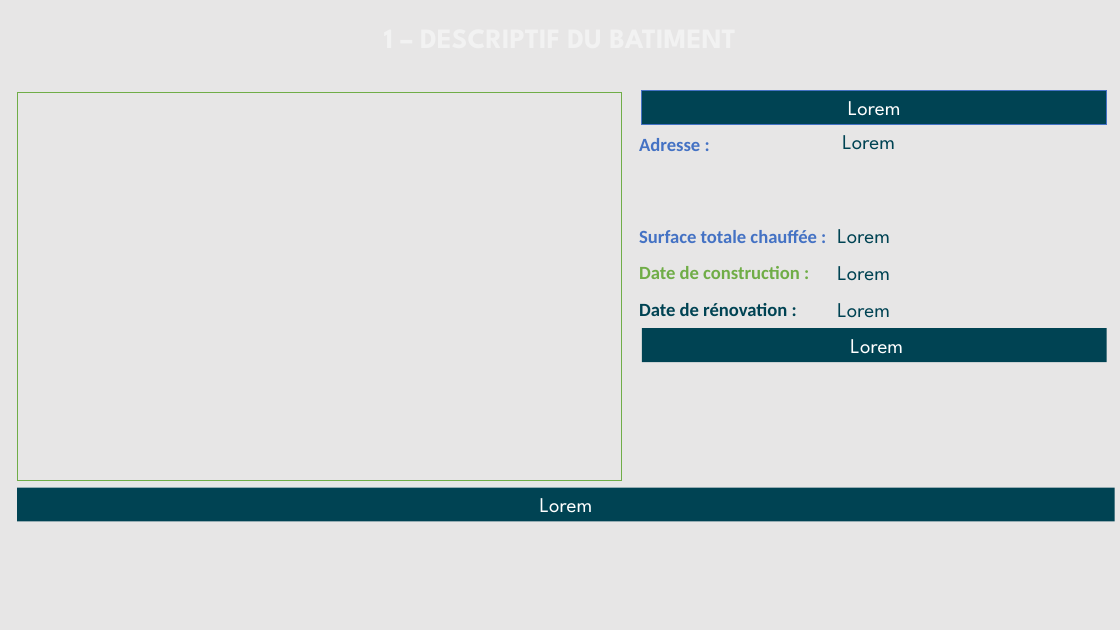
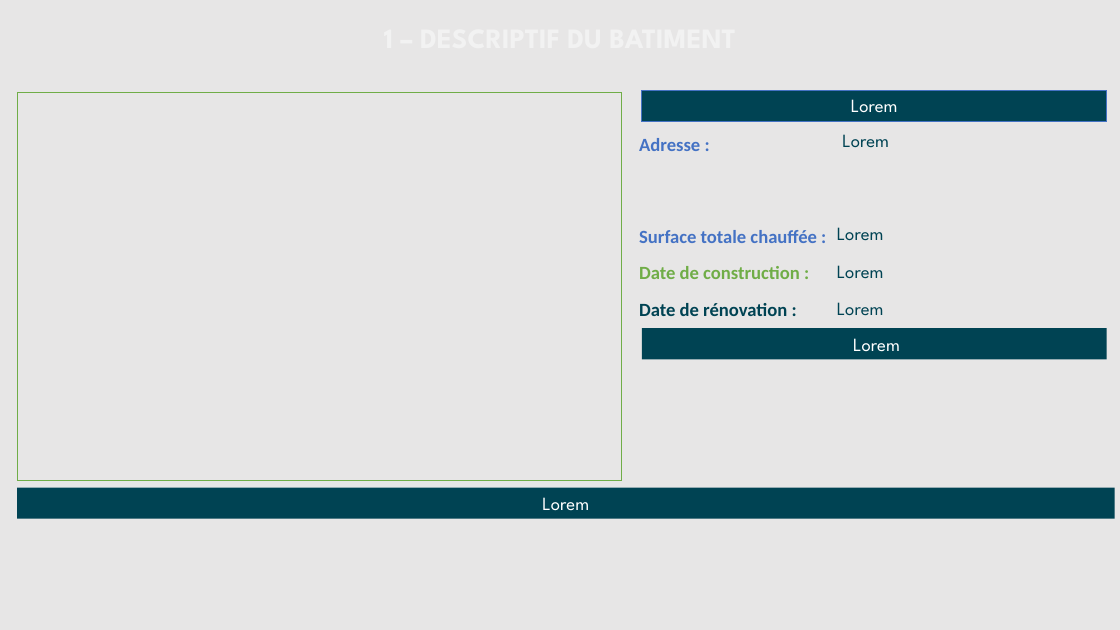
Before and after one commit to sigsieml/super-cep, a slide deck: slide 1 of app/src/main/assets/powerpointvierge.pptx. Drawn at 1120x630 pixels with LibreOffice and Linux fonts; fonts in the diff are those of the drawing; background and template pictures are left out. Boxes give left, top, right and bottom in pixels: in the first picture for what was removed or moved away, otherwise in the second. Text is boxed around its words. In the diff, an @@ line names an element or a change of style, - is before the commit and + after.

```diff
--- a/app/src/main/assets/powerpointvierge.pptx
+++ b/app/src/main/assets/powerpointvierge.pptx
@@ size 18 to 16 pt in 7 elements at (17,488,1115,519), (642,90,1107,121), (642,329,1107,360), (837,265,884,279), (837,302,884,316), (837,227,884,241), (842,134,889,148) @@
```
Also in this commit, not shown: 2 other slides changed, 2 other files.
